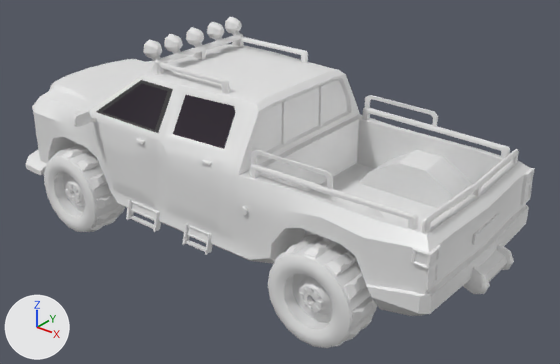
Before and after pictures for a commit that changed the FBX model Assets/Models/Game/Cars/Car3.fbx.
One viewpoint serves both versions: a camera (50 mm lens) standing at (1.51, -4.12, 3.7) and looking at (-2.42, 0.8, 0.65). Every picture has the same lights, and +X, +Y and +Z are marked at lower left. Where no turn or scale is listed for an object, it has been applied to the vertices. Vertices at the same position are counted once.

The first picture shows 'Car3'.
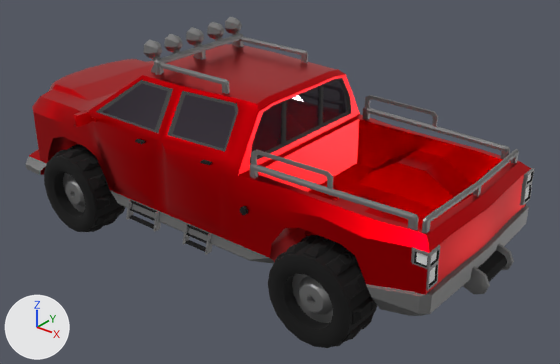
The newer file is also turned or shifted as a whole; pictures and numbers use the older file's frame.

Changed parts and their boxes (x1, y1, x2, y2) in the pictures (560 x 364 px):
part 1 of me_cube_002, deleted
    before: (65, 183, 499, 312)
part 2 of me_cube_002, recoloured
    both: (251, 80, 347, 152)
part 3 of me_cube_002, recoloured (white to black)
    both: (167, 78, 351, 163)
part 4 of me_cube_002, recoloured (white to red)
    both: (29, 44, 531, 295)
part 5 of me_cube_002, recoloured (grey to black)
    both: (44, 139, 534, 348)
part 6 of me_cube_002, recoloured
    both: (26, 17, 535, 323)

Patch to the scene script:
```diff
--- a/Assets/Models/Game/Cars/Car3.fbx.py
+++ b/Assets/Models/Game/Cars/Car3.fbx.py
@@ mat_ring_metal @@
+mat_ring_metal = principled_material('ring metal')
+mat_ring_metal.base_color = (0.218, 0.218, 0.218)  # grey #818181
+mat_ring_metal.metallic = 0.605
@@ mat_black @@
+mat_black = principled_material('Black')
+mat_black.base_color = (0.0, 0.0, 0.0)  # black #000000
+mat_black.roughness = 0.95
@@ mat_paint_2 @@
+mat_paint_2 = principled_material('Paint 2')
+mat_paint_2.base_color = (0.761, 0.0, 0.00368)  # red #e2000c
+mat_paint_2.metallic = 1.0
+mat_paint_2.roughness = 0.3
@@ me_cube_002 @@
 # used by ob_car3; location = (-2.451, 0.776, -0.011)
-me_cube_002.from_pydata(...)  # 5823 vertices, 5058 faces; spans x -2.71..2.18, y -1.13..1.06, z -0.01..1.92
+me_cube_002.from_pydata(...)  # 5551 vertices, 4886 faces; spans x -2.71..2.18, y -1.13..1.06, z -0.01..1.92
+# me_cube_002 part 1: 34 loose pieces with 272 vertices, spanning x -2.65..2.03, y -0.99..0.93, z 0.3..0.94, are deleted
+# me_cube_002 part 2: 6 faces spanning x 0.31, y -0.7..0.64, z 1.22..1.57 switch from mat_pickup__car_1 (white #e7e7e7) to mat_window (black #403842)
+# me_cube_002 part 3: 38 faces spanning x -1.34..0.34, y -0.86..0.81, z 1.19..1.6 switch from mat_pickup__car_1 (white #e7e7e7) to mat_window_edge (black #424242)
+# me_cube_002 part 4: 1573 faces spanning x -2.66..2.02, y -1.13..1.06, z 0.36..1.65 switch from mat_pickup__car_1 (white #e7e7e7) to mat_paint_2 (red #e2000c)
+# me_cube_002 part 5: 1964 faces spanning x -2.48..2.15, y -1.05..0.99, z -0.01..1.19 switch from mat_pickup__car_1 (white #e7e7e7) to mat_black (black #000000)
+# me_cube_002 part 6: 1191 faces spanning x -2.71..2.18, y -0.99..0.92, z 0.16..1.92 switch from mat_pickup__car_1 (white #e7e7e7) to mat_ring_metal (grey #818181)
 me_cube_002.materials.append(mat_pickup__car_1_light)
```
